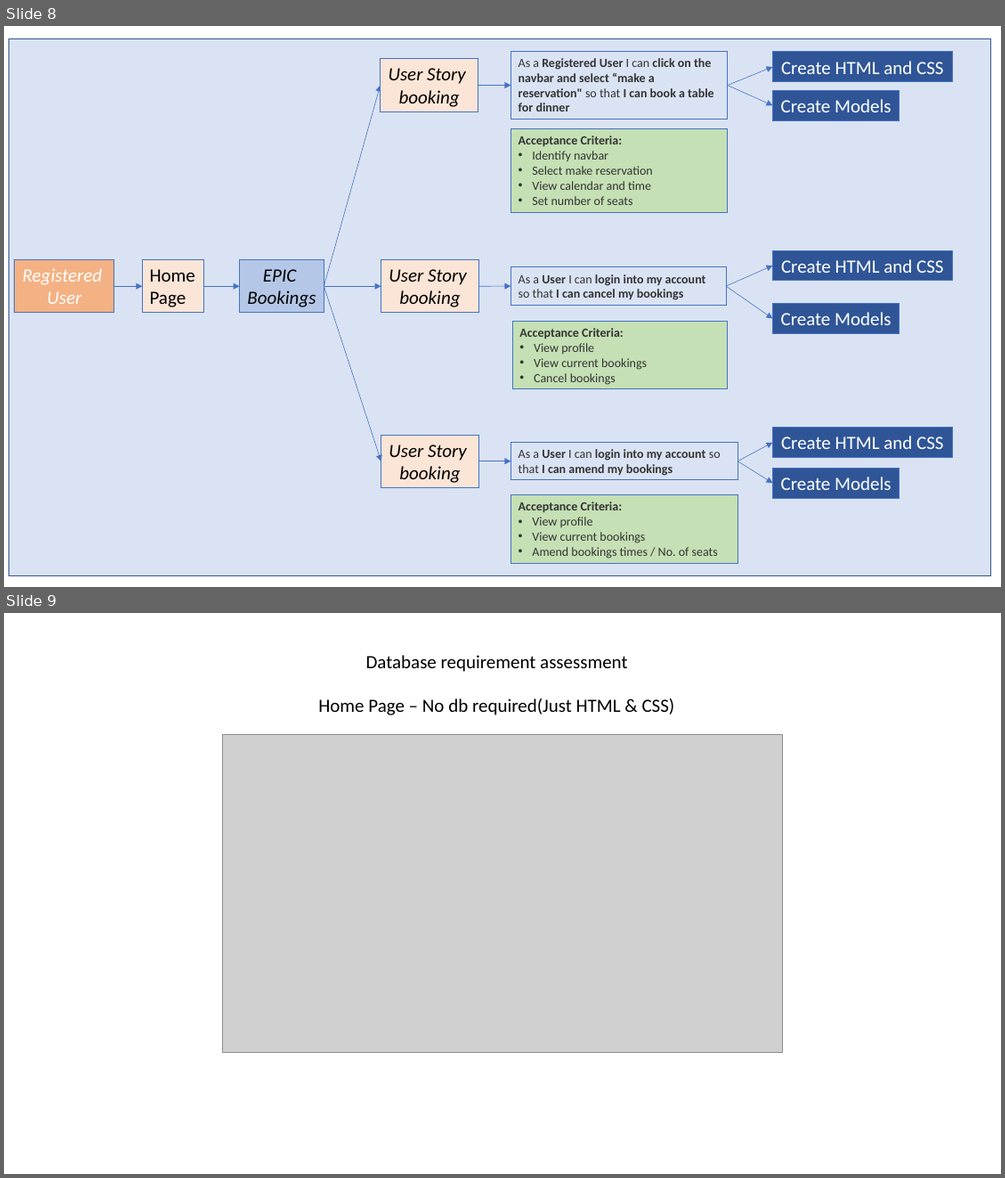
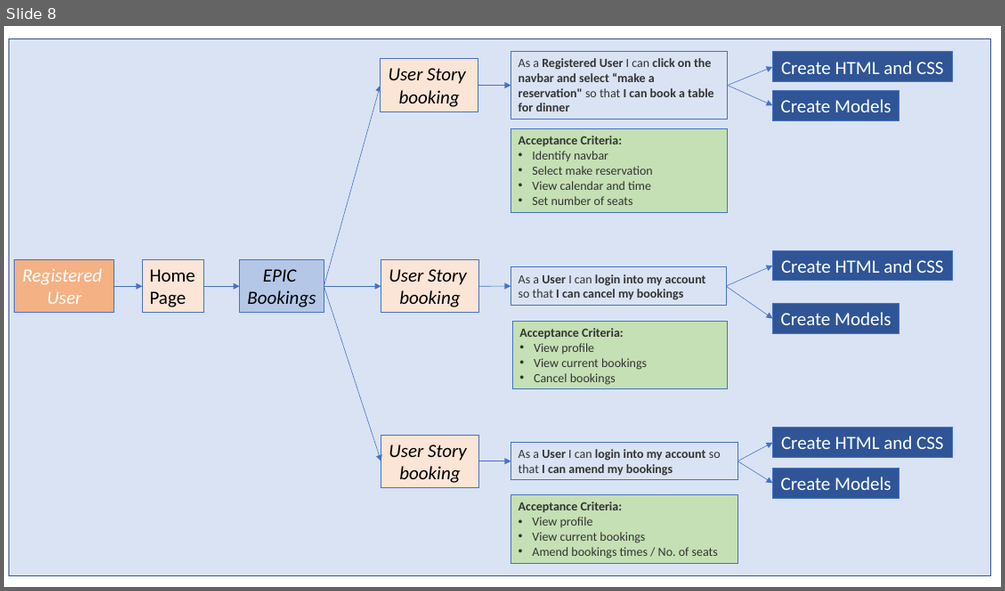
Before and after one commit to RicardoIT-Web/diners-3star-restaurant, a slide deck: media/agile_methodology/Diners-3Star-Restaurant_project_Scoping.pptx. Shown one above the other, each under a label of ours: slides 8 and 9 before the commit, slide 8 after it. The pictures are 1005x1178 and 1005x591 pixels, drawn with LibreOffice and Linux fonts; fonts in the diff are those of the drawing; grey boxes stand for pictures. Boxes give left, top, right and bottom in pixels: in the first picture for what was removed or moved away, otherwise in the second. Text is boxed around its words. In the diff, an @@ line names an element or a change of style, - is before the commit and + after.

```diff
--- a/media/agile_methodology/Diners-3Star-Restaurant_project_Scoping.pptx
+++ b/media/agile_methodology/Diners-3Star-Restaurant_project_Scoping.pptx
@@ slide 9 removed at box(4, 613, 1001, 1174), background #FFFFFF @@
@@ text removed at box(366, 655, 627, 672) @@
-Database requirement assessment
@@ text removed at box(318, 698, 675, 715) @@
-Home Page – No db required(Just HTML & CSS)
@@ picture removed at box(222, 735, 783, 1053) @@
```
Also in this commit, not shown: 2 slides changed, 4 other slides removed, 2 other files.
